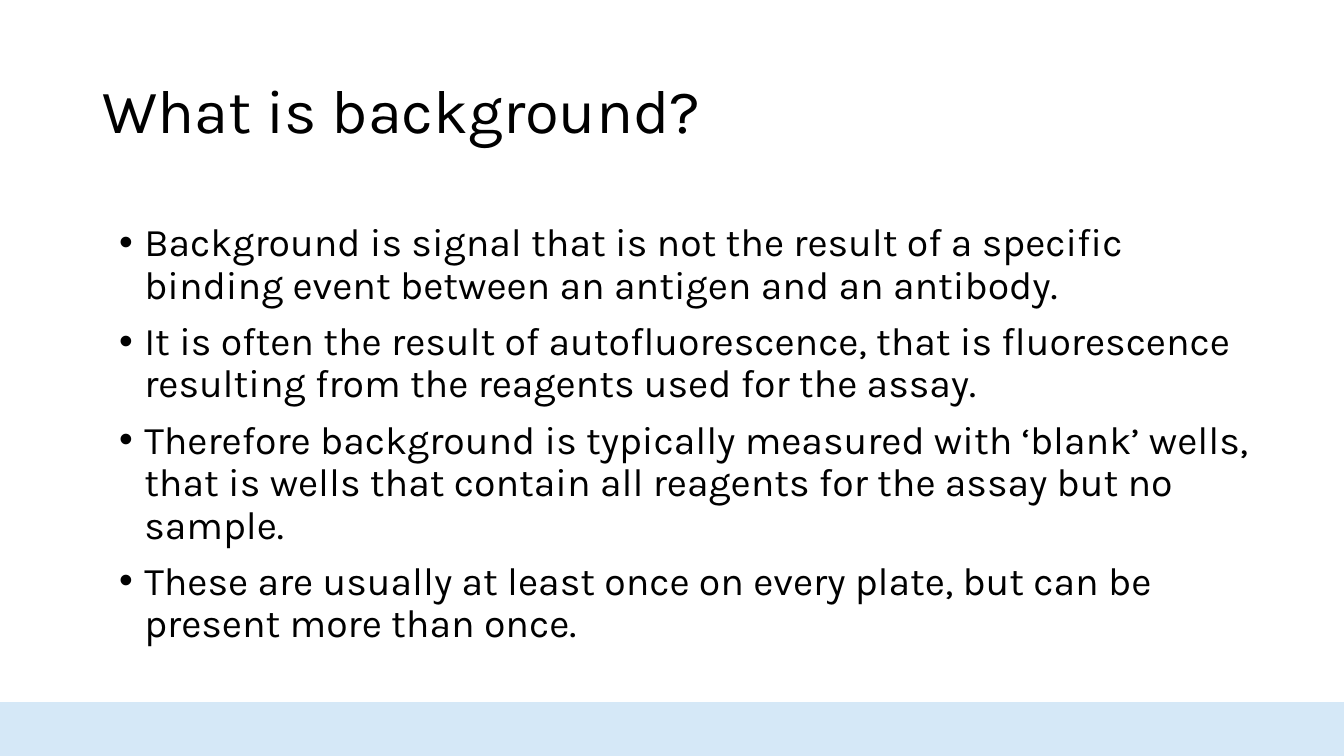
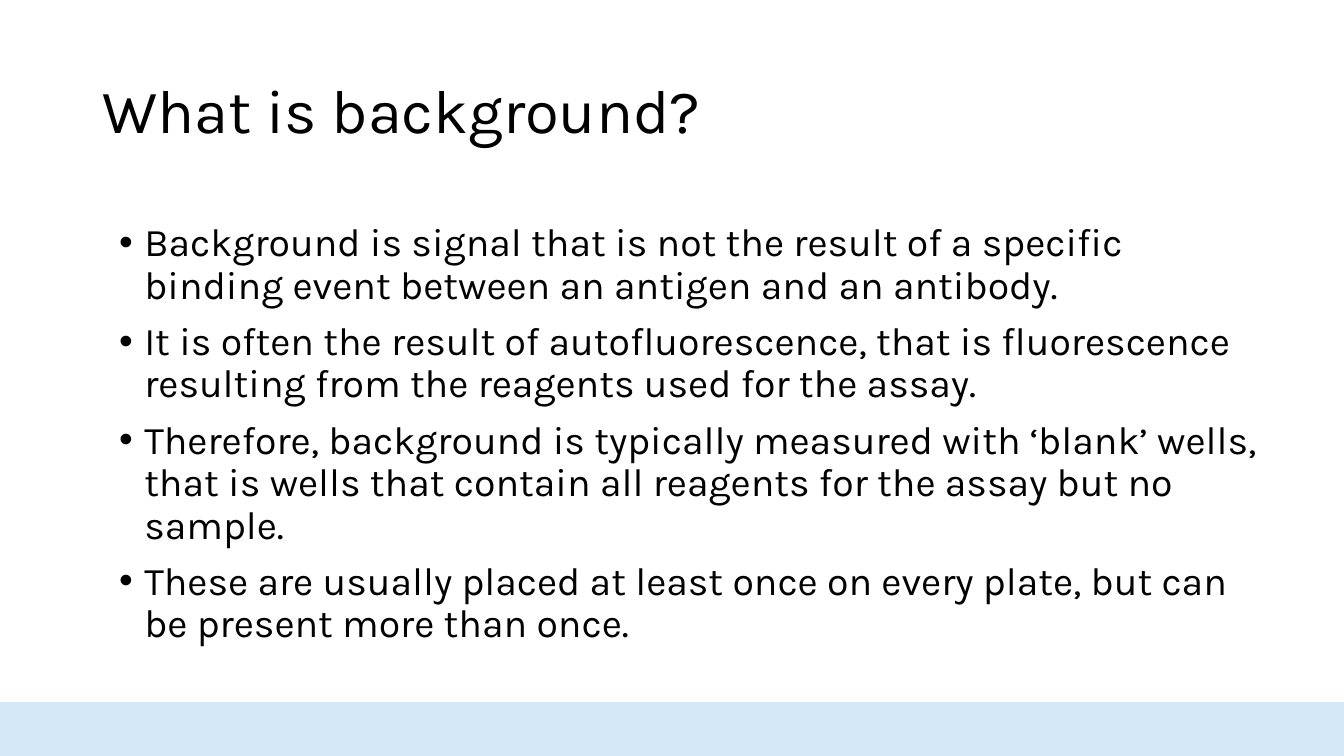
Before and after one commit to HopkinsIDD/seroanalytics_workshop, a slide deck: slide 16 of Part 3/Lecture 3.pptx. Drawn at 1344x756 pixels with LibreOffice and Linux fonts; fonts in the diff are those of the drawing; background and template pictures are left out. Boxes give left, top, right and bottom in pixels: in the first picture for what was removed or moved away, otherwise in the second. Text is boxed around its words. In the diff, an @@ line names an element or a change of style, - is before the commit and + after.

```diff
--- a/Part 3/Lecture 3.pptx
+++ b/Part 3/Lecture 3.pptx
@@ text at (144,427,1256,647): text changed @@
-• Therefore background is typically measured with ‘blank’ wells, that is wells that contain all reagents for the assay but no sample.
-• These are usually at least once on every plate, but can be present more than once.
+• Therefore, background is typically measured with ‘blank’ wells, that is wells that contain all reagents for the assay but no sample.
+• These are usually placed at least once on every plate, but can be present more than once.
```
Also in this commit, not shown: 21 other slides changed, 2 other files.
